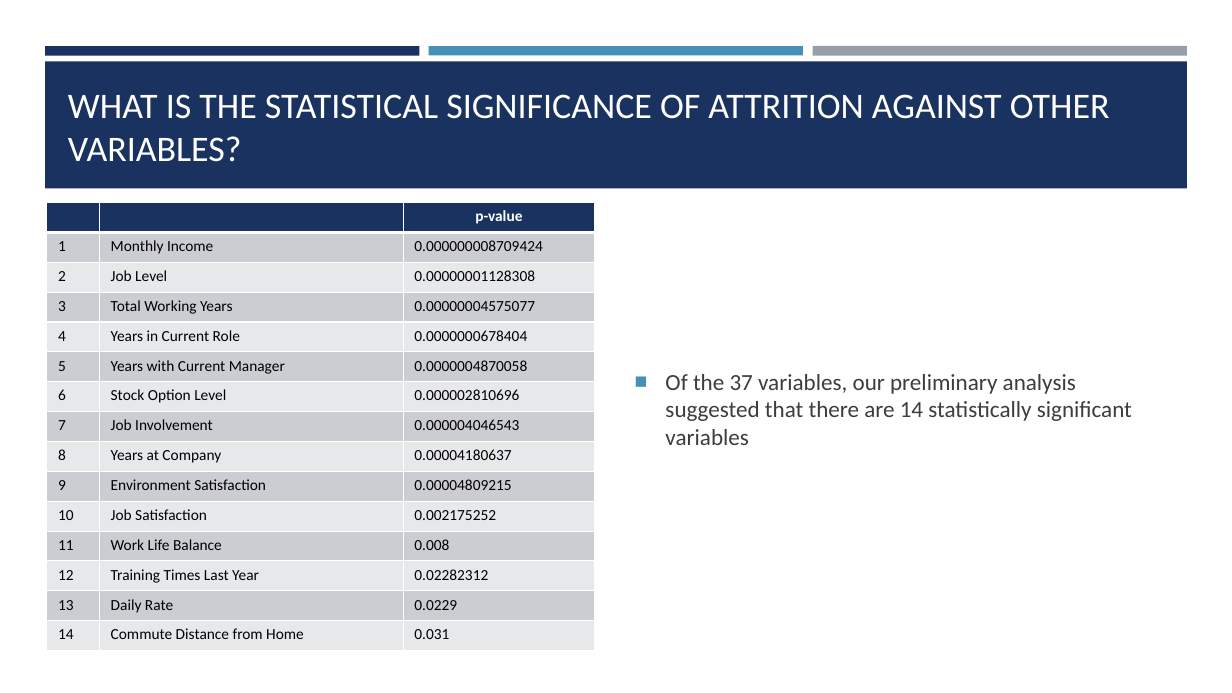
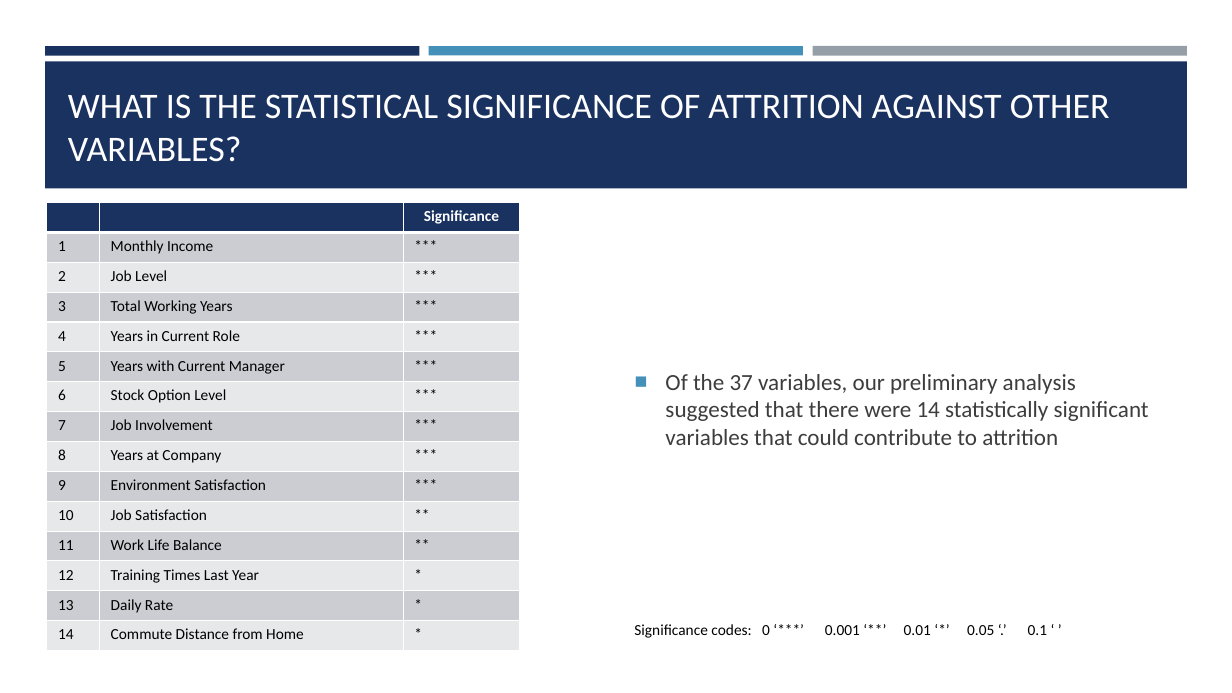
Before and after one commit to SamOnalaja/MSDS6306-404_CS2, a slide deck: slide 5 of pres/MLTran_CaseStudy_2_Presentation.pptx. Drawn at 1232x693 pixels with LibreOffice and Linux fonts; fonts in the diff are those of the drawing. Boxes give left, top, right and bottom in pixels: in the first picture for what was removed or moved away, otherwise in the second. Text is boxed around its words. In the diff, an @@ line names an element or a change of style, - is before the commit and + after.

```diff
--- a/pres/MLTran_CaseStudy_2_Presentation.pptx
+++ b/pres/MLTran_CaseStudy_2_Presentation.pptx
@@ table at (x1=47, y1=202, x2=520, y2=651) @@
-row 1, column 3: p-value
+row 1, column 3: Significance
-row 2, column 3: 0.000000008709424
+row 2, column 3: ***
-row 3, column 3: 0.00000001128308
+row 3, column 3: ***
-row 4, column 3: 0.00000004575077
+row 4, column 3: ***
-row 5, column 3: 0.0000000678404
+row 5, column 3: ***
-row 6, column 3: 0.0000004870058
+row 6, column 3: ***
-row 7, column 3: 0.000002810696
+row 7, column 3: ***
-row 8, column 3: 0.000004046543
+row 8, column 3: ***
-row 9, column 3: 0.00004180637
+row 9, column 3: ***
-row 10, column 3: 0.00004809215
+row 10, column 3: ***
-row 11, column 3: 0.002175252
+row 11, column 3: **
-row 12, column 3: 0.008
+row 12, column 3: **
-row 13, column 3: 0.02282312
+row 13, column 3: *
-row 14, column 3: 0.0229
+row 14, column 3: *
-row 15, column 3: 0.031
+row 15, column 3: *
@@ table resized from (x1=47, y1=202, x2=595, y2=651) to (x1=47, y1=202, x2=520, y2=651) @@
@@ text at (x1=665, y1=374, x2=1149, y2=445): text changed @@
-■ Of the 37 variables, our preliminary analysis suggested that there are 14 statistically significant variables
+■ Of the 37 variables, our preliminary analysis suggested that there were 14 statistically significant variables that could contribute to attrition
@@ text added at (x1=634, y1=624, x2=1047, y2=638), 12 pt, text #000000 @@
+Significance codes: 0 ‘***’ 0.001 ‘**’ 0.01 ‘*’ 0.05 ‘.’ 0.1 ‘ ’
```
Also in this commit, not shown: 8 other slides changed, 2 slides added, 1 slide removed, 3 other files.
